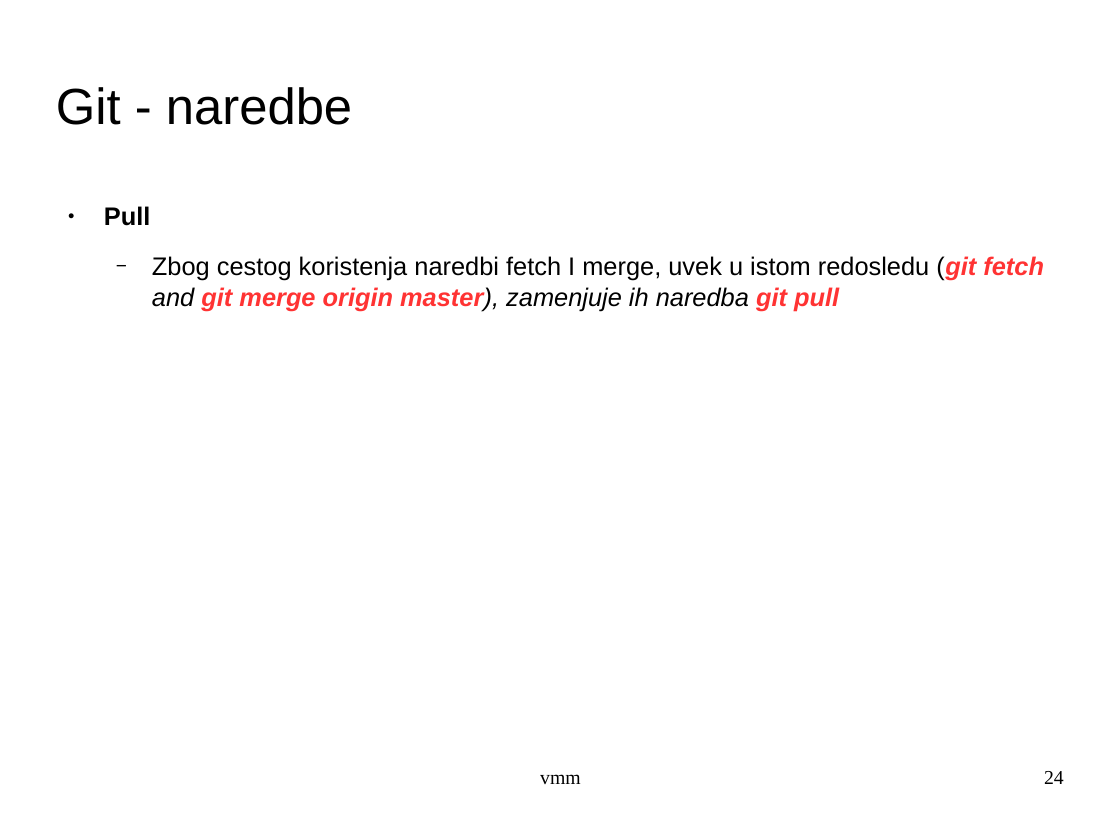
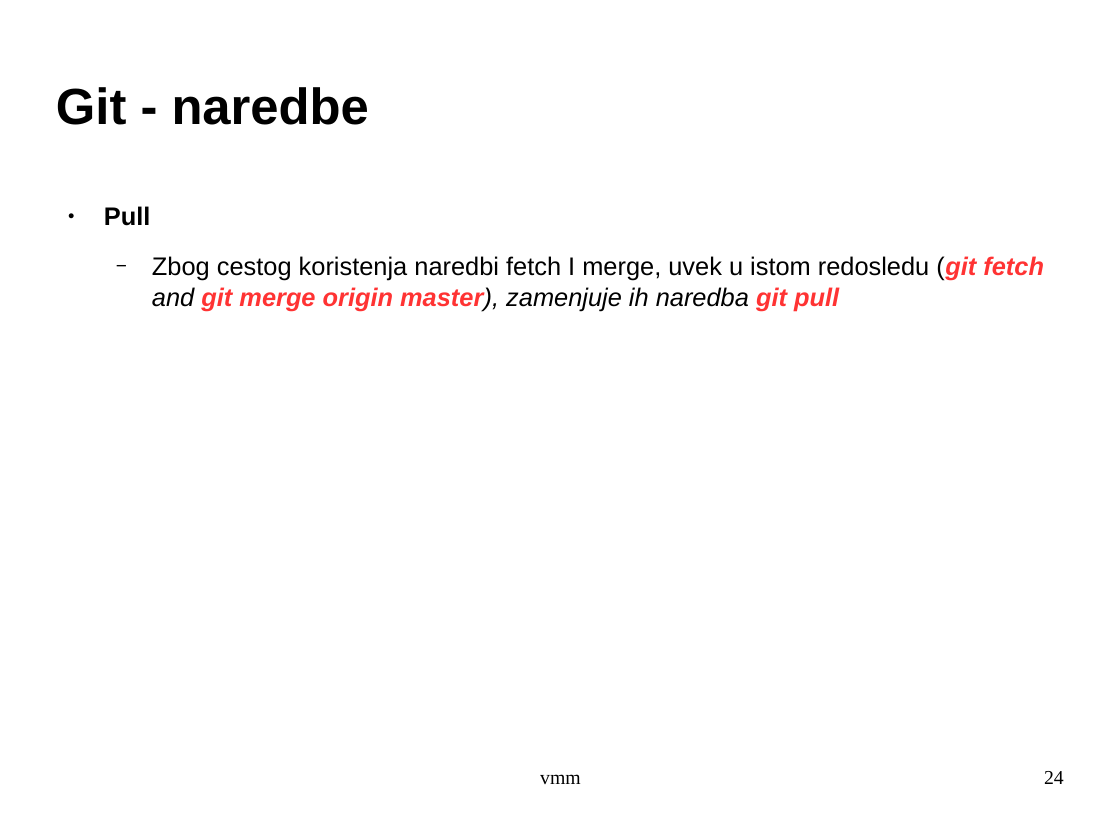
Before and after one commit to archpriestgnu/git_tut, a slide deck: slide 24 of git.odp. Drawn at 1120x840 pixels with LibreOffice and Linux fonts; fonts in the diff are those of the drawing; background and template pictures are left out. Boxes give left, top, right and bottom in pixels: in the first picture for what was removed or moved away, otherwise in the second. Text is boxed around its words. In the diff, an @@ line names an element or a change of style, - is before the commit and + after.

Commit message:
Weekend work updated

```diff
--- a/git.odp
+++ b/git.odp
@@ title "Git - naredbe" at box(56, 87, 369, 125): bold on @@
```
